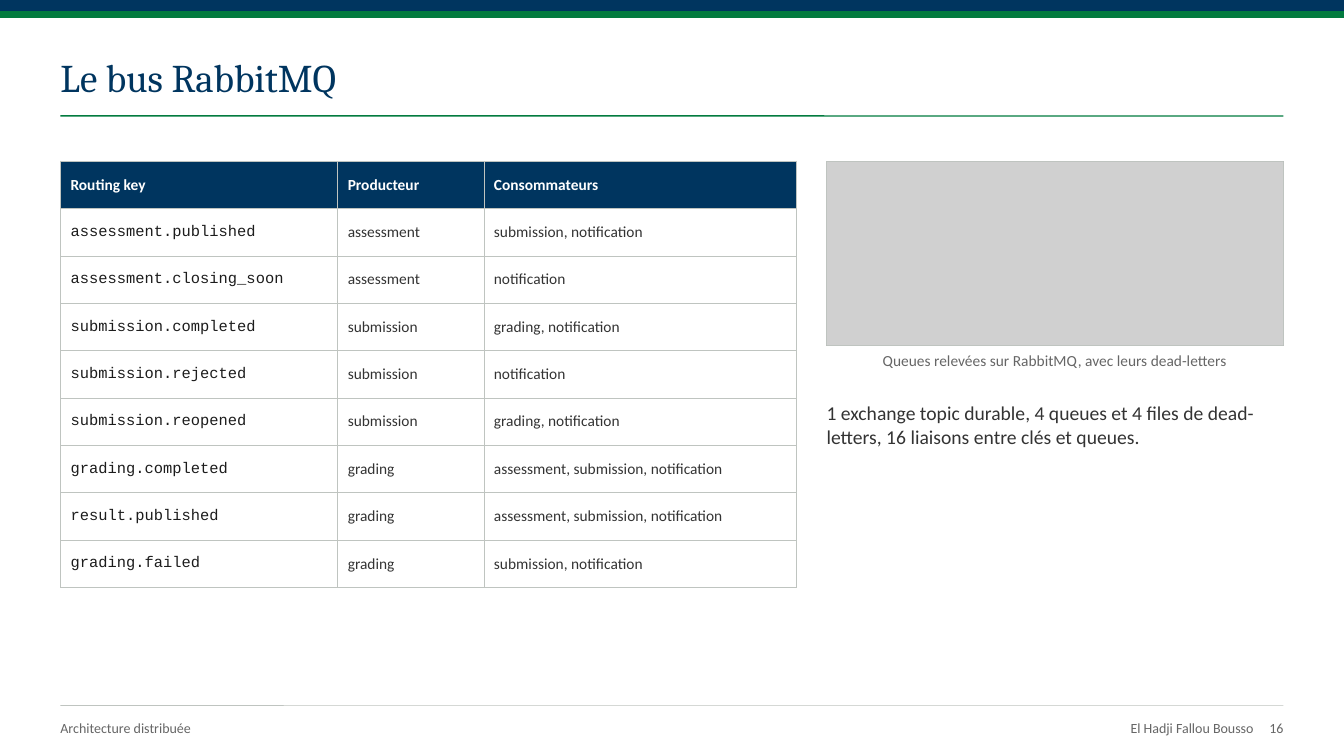
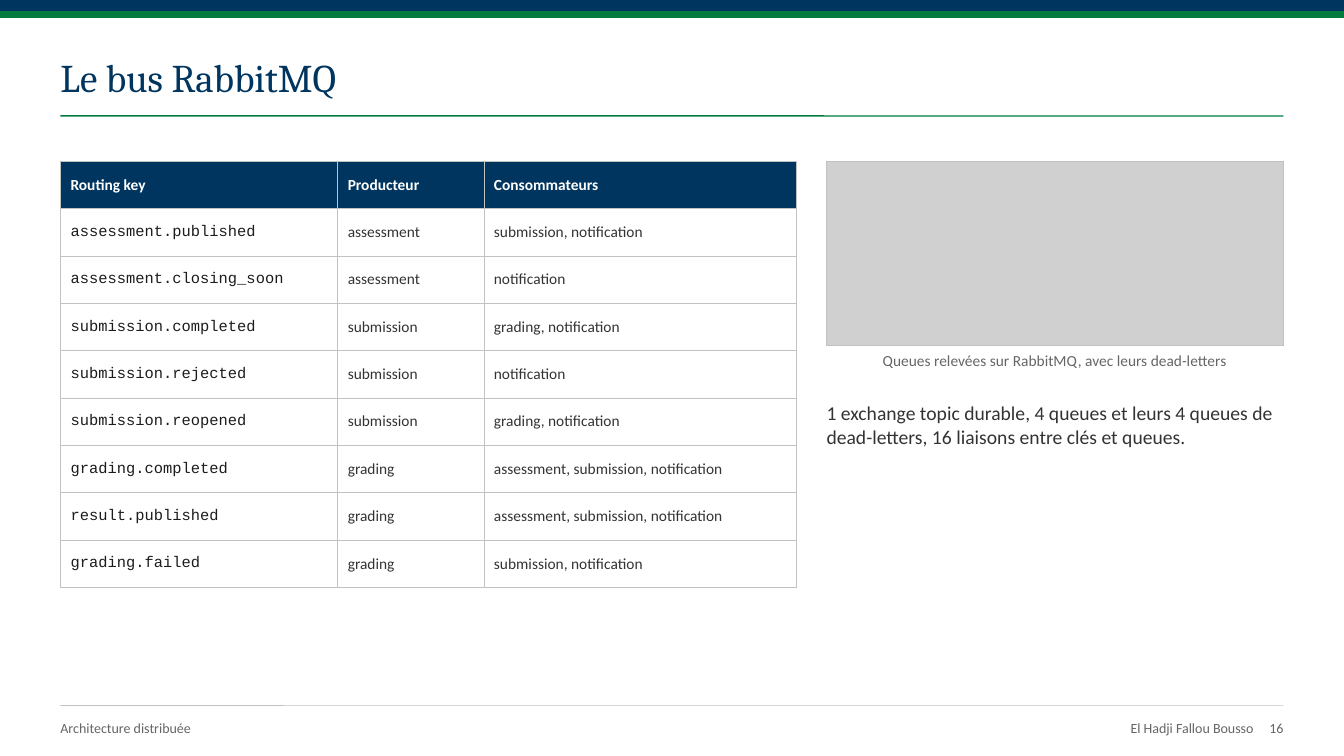
Before and after one commit to makhtar2/tp-microservices-evaluations, a slide deck: slide 16 of presentation/Soutenance-Plateforme-Evaluations.pptx. Drawn at 1344x756 pixels with LibreOffice and Linux fonts; fonts in the diff are those of the drawing; grey boxes stand for pictures. Boxes give left, top, right and bottom in pixels: in the first picture for what was removed or moved away, otherwise in the second. Text is boxed around its words. In the diff, an @@ line names an element or a change of style, - is before the commit and + after.

```diff
--- a/presentation/Soutenance-Plateforme-Evaluations.pptx
+++ b/presentation/Soutenance-Plateforme-Evaluations.pptx
@@ text at bbox=[827, 406, 1272, 447]: text changed @@
-1 exchange topic durable, 4 queues et 4 files de dead-letters, 16 liaisons entre clés et queues.
+1 exchange topic durable, 4 queues et leurs 4 queues de dead-letters, 16 liaisons entre clés et queues.
```
Also in this commit, not shown: 2 other slides changed, 13 other files.
